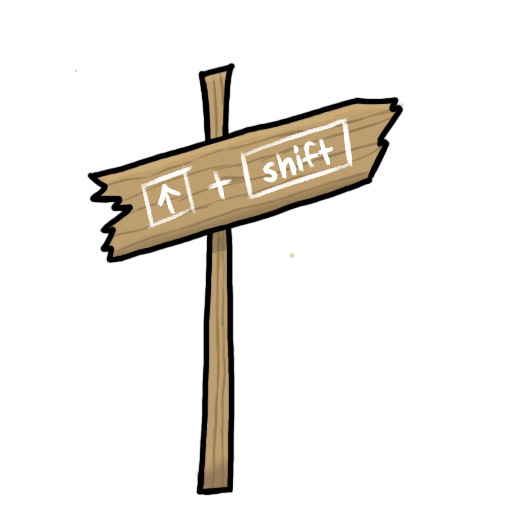
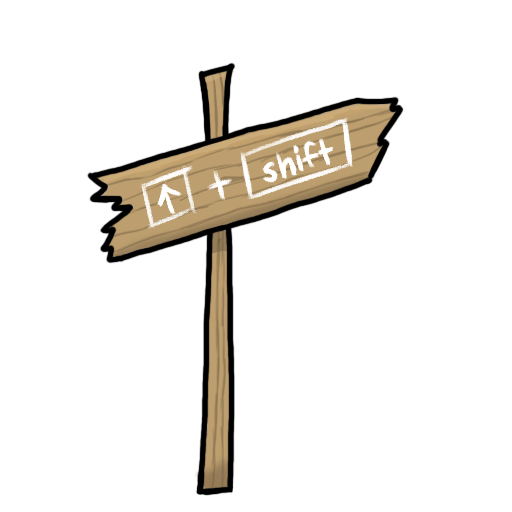
Revision of a layered 512×512 image; what changed, layer by layer:
painted on "Layer 1" over bbox(74, 66, 404, 108)
painted on "Layer 3" over bbox(288, 102, 405, 259)
